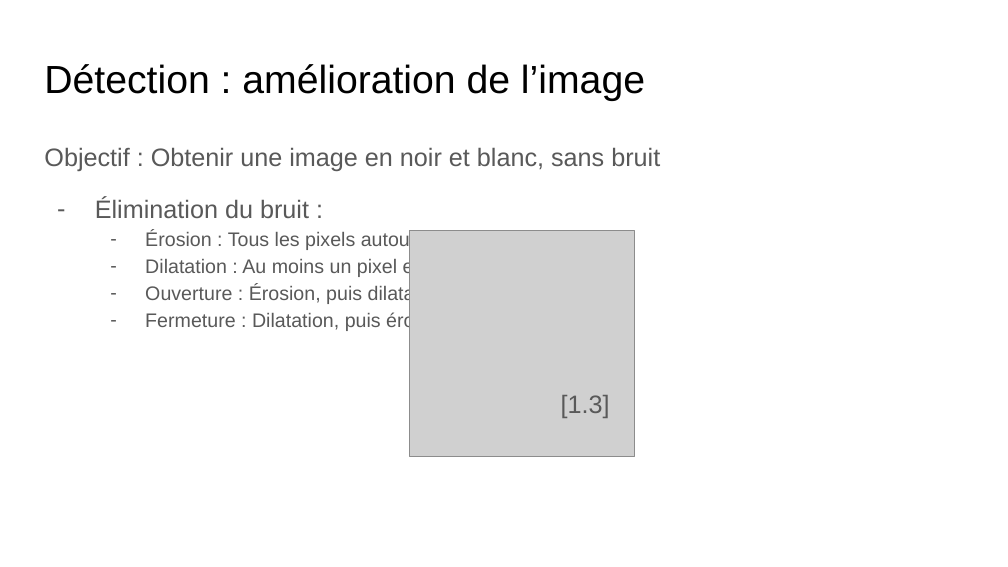
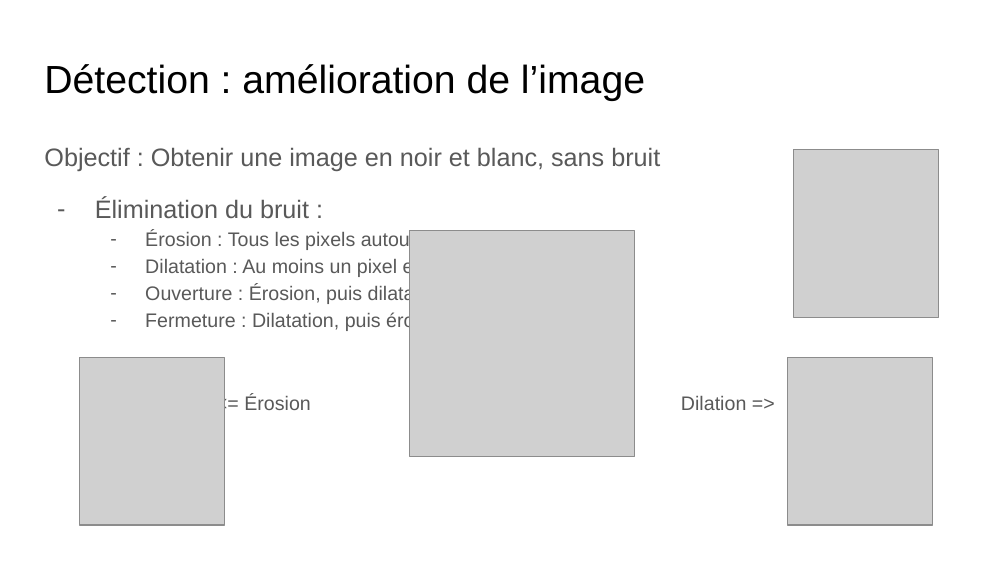
Before and after one commit to benoitmasson/qrcode-demo, a slide deck: slide 19 of slides/QR Codes.odp (slide 16 before the commit). Drawn at 1008x567 pixels with LibreOffice and Linux fonts; fonts in the diff are those of the drawing; grey boxes stand for pictures. Boxes give left, top, right and bottom in pixels: in the first picture for what was removed or moved away, otherwise in the second. Text is boxed around its words. In the diff, an @@ line names an element or a change of style, - is before the commit and + after.

```diff
--- a/slides/QR Codes.odp
+++ b/slides/QR Codes.odp
@@ picture added at box(793, 149, 938, 318) @@
@@ picture added at box(80, 357, 225, 525) @@
@@ picture added at box(787, 357, 932, 525) @@
@@ text at box(244, 395, 746, 410): paragraph added @@
+  <= Érosion Dilation =>
@@ text removed at box(561, 395, 610, 418) @@
-[1.3]
```
Also in this commit, not shown: 18 other slides changed, 5 slides added, 2 slides removed, 1 other file.
